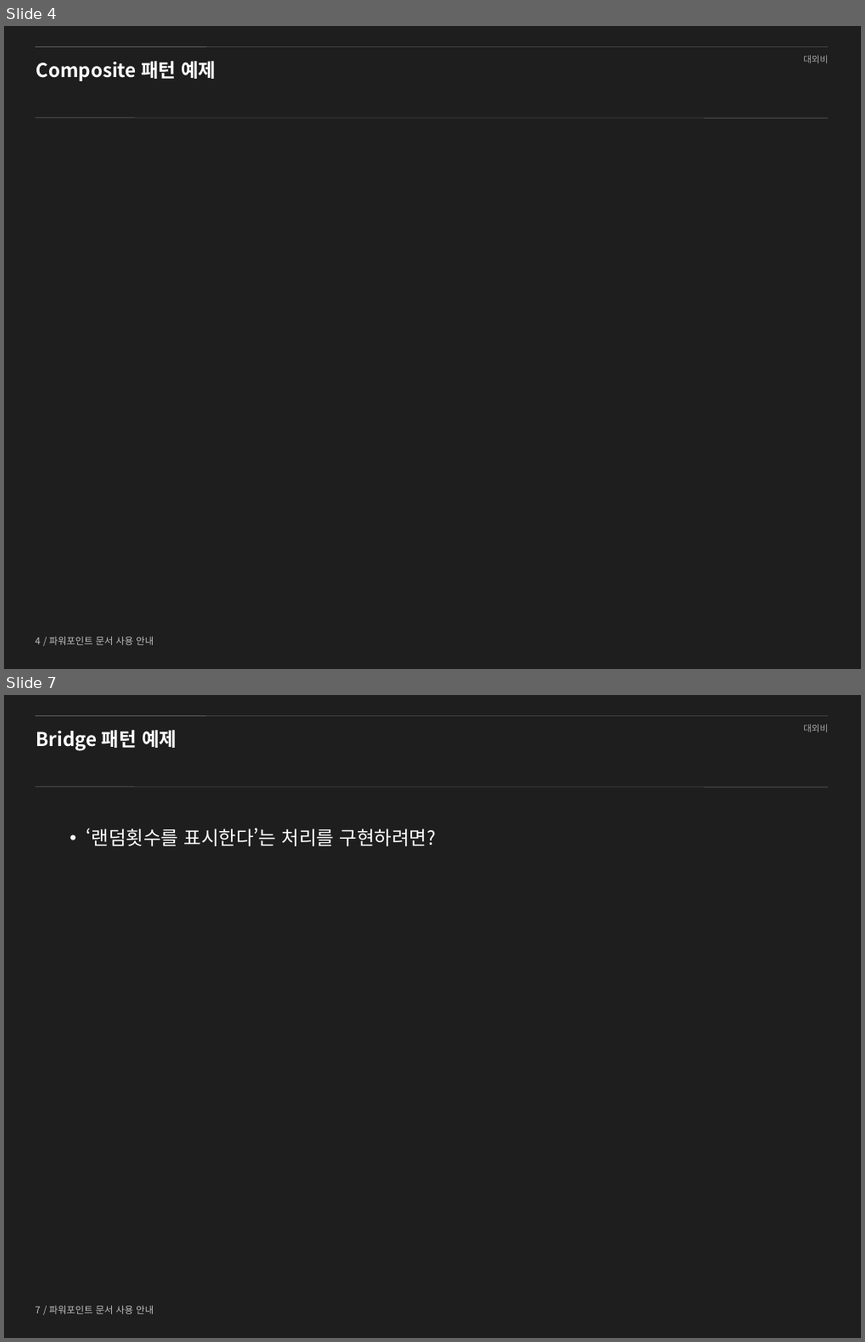
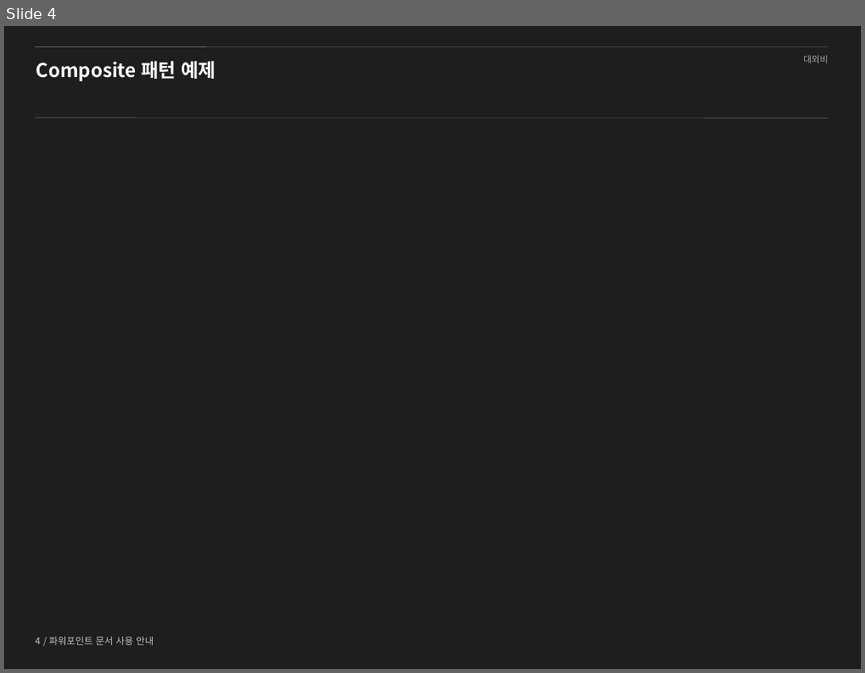
Before and after one commit to shyr/designpattern, a slide deck: src/_ppt/ch11.pptx. Shown one above the other, each under a label of ours: slides 4 and 7 before the commit, slide 4 after it; the slides between them are not shown. The pictures are 865x1342 and 865x673 pixels, drawn with LibreOffice and Linux fonts; fonts in the diff are those of the drawing; background and template pictures are left out. Boxes give left, top, right and bottom in pixels: in the first picture for what was removed or moved away, otherwise in the second. Text is boxed around its words. In the diff, an @@ line names an element or a change of style, - is before the commit and + after.

```diff
--- a/src/_ppt/ch11.pptx
+++ b/src/_ppt/ch11.pptx
@@ slide 7 removed at <box>4,695,861,1338</box>, background #1E1E1E; not listed: 4 template elements that a slide beside it also shows @@
@@ title removed at <box>36,730,177,750</box> @@
-Bridge 패턴 예제
@@ text removed at <box>86,828,437,846</box> @@
-• ‘랜덤횟수를 표시한다’는 처리를 구현하려면?
```
Also in this commit, not shown: 1 slide changed, 4 other slides removed, 1 other file.
